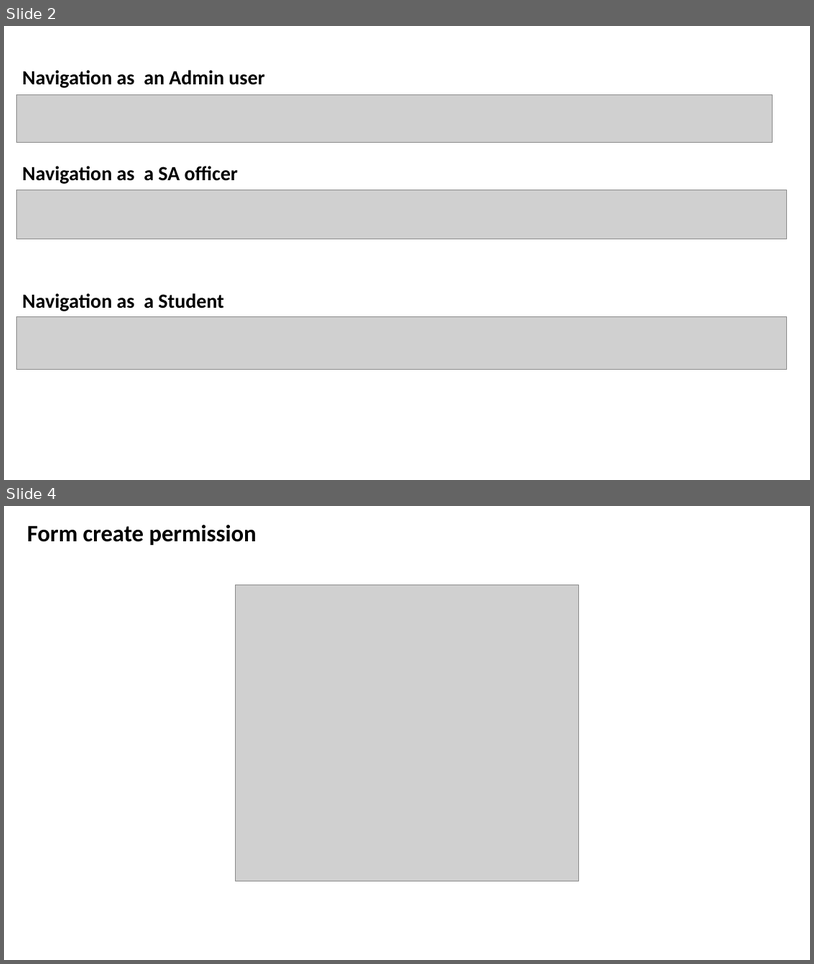
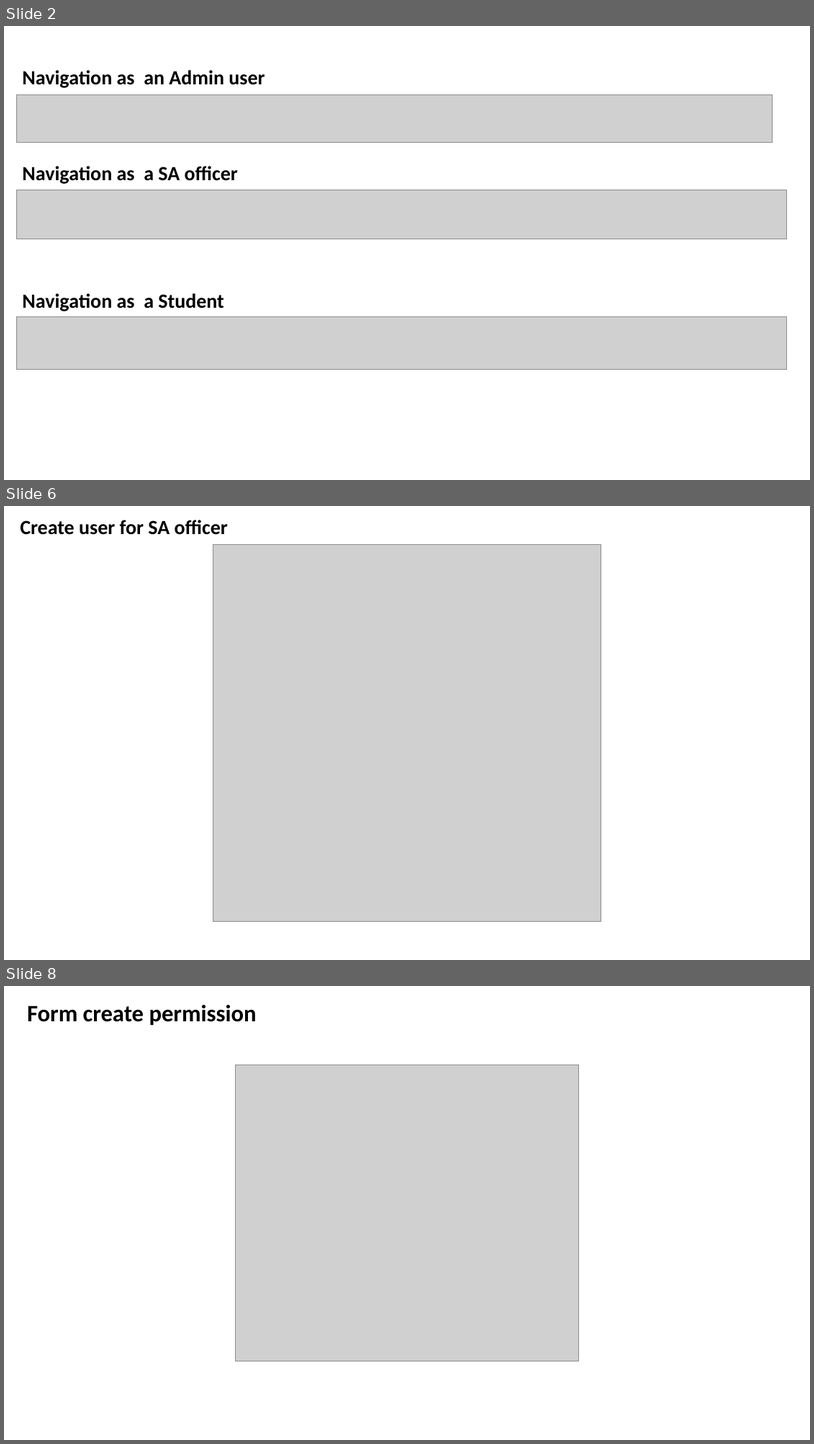
Before and after one commit to pnc-virtual-company/2021-G2-VC2-PART2, a slide deck: document/mock_up_vc2part2.pptx. Shown one above the other, each under a label of ours: slides 2 and 4 before the commit, slides 2, 6 and 8 after it; the slides between them are not shown. The pictures are 814x964 and 814x1444 pixels, drawn with LibreOffice and Linux fonts; fonts in the diff are those of the drawing; grey boxes stand for pictures. Boxes give left, top, right and bottom in pixels: in the first picture for what was removed or moved away, otherwise in the second. Text is boxed around its words. In the diff, an @@ line names an element or a change of style, - is before the commit and + after.

```diff
--- a/document/mock_up_vc2part2.pptx
+++ b/document/mock_up_vc2part2.pptx
@@ slide 6 added at (4,506,810,960), background #FFFFFF @@
@@ text added at (20,520,228,535), 24 pt, text #000000, bold @@
+Create user for SA officer
@@ picture added at (214,545,602,921) @@
@@ what was slide 4 is now slide 8 @@
```
Also in this commit, not shown: 1 slide changed, 4 other slides added.
